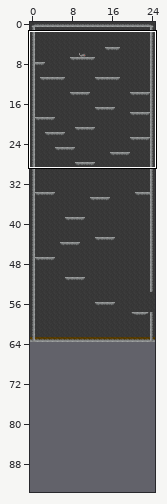
Two states of a Tiled map (JSON), assets/maps/level1.json. The first picture is a wide view before the edit; the outline marks the close-up.
Close-up. Before the commit:
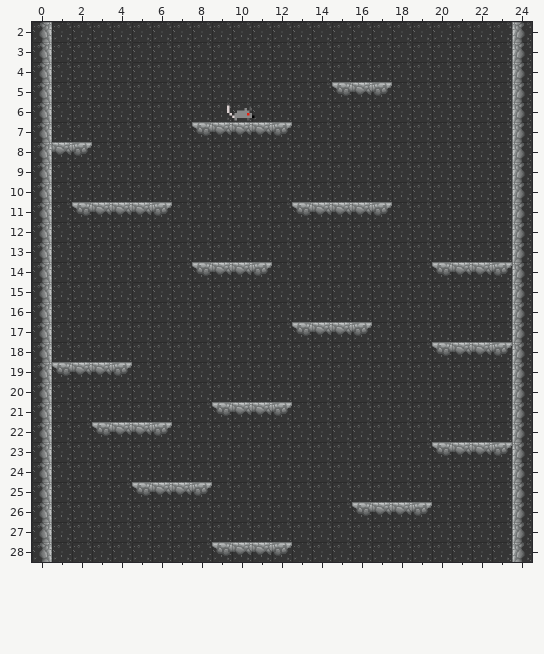
Cells are 32x32 px. Shown: x 0..24, y 2..28. The commit also changed other parts of the map, which this record leaves out. The old version is drawn lined up with the new one.
Once edited:
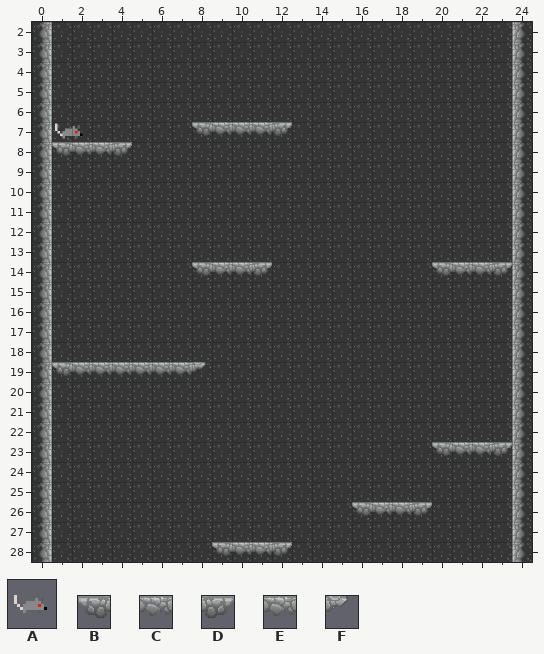
Key: from "rato-sprite": A 1; from "tiled-fases": B 24, C 25, D 27, E 57, F 59.
_ is an empty cell, . an unchanged one.
Objects are placed by their top-left corner, in cells (3,4 is the top-left corner of cell 3,4); size is 1x1 cell unless given.
Message: Adicionanod mais ratos
The edit:
map size 25x64 -> 25x94 cells
--- layer "Walls"
@@ x 15..17 @@
- 5 BCD
+ 5 ___
@@ x 1..4 @@
- 8 CD__
+ 8 BCCD
@@ x 2..17 @@
-11 BCCCD......BCCCD
+11 _____......_____
@@ x 4..23 @@
-17 .........BCCD.......
-18 ................BCCD
-19 D____...............
+17 .........____.......
+18 ................____
+19 EEEEF...............
@@ x 3..12 @@
-21 ......BCCD
-22 BCCD......
+21 ......____
+22 ____......
@@ x 5..8 @@
-25 BCCD
+25 ____
--- layer "Enemies"
-A "rato" at 9.5,5.5 size 2x2
+A "rato" at 0.9,6.5 size 2x2
